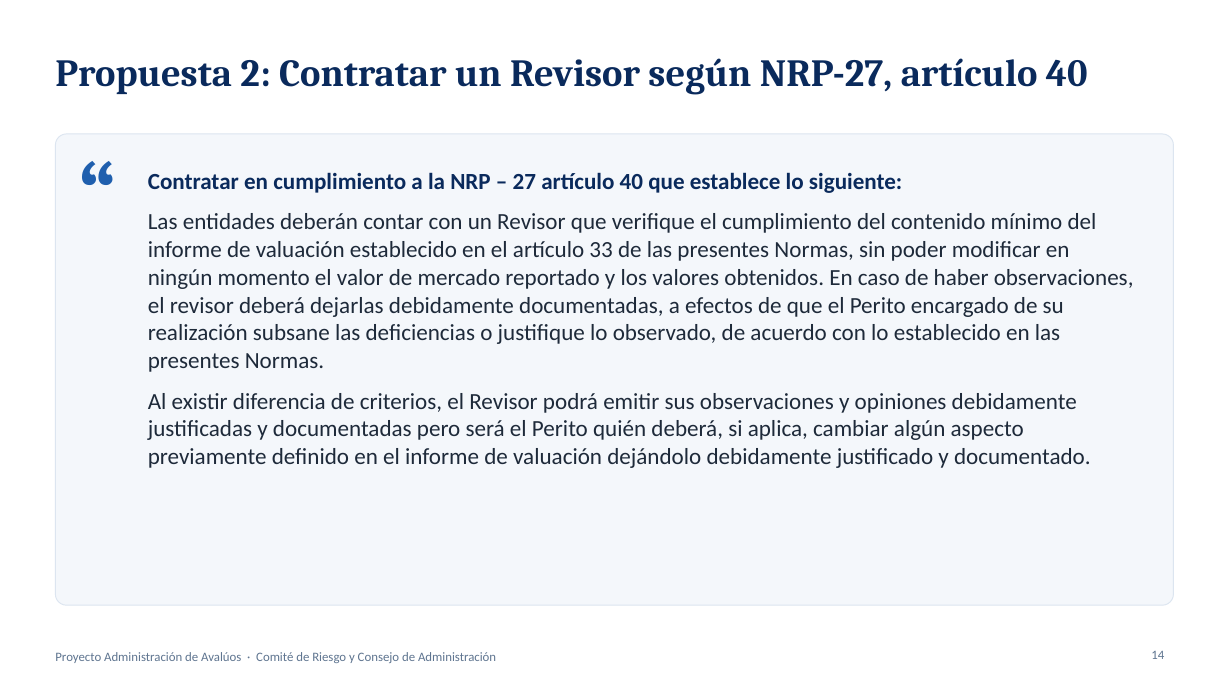
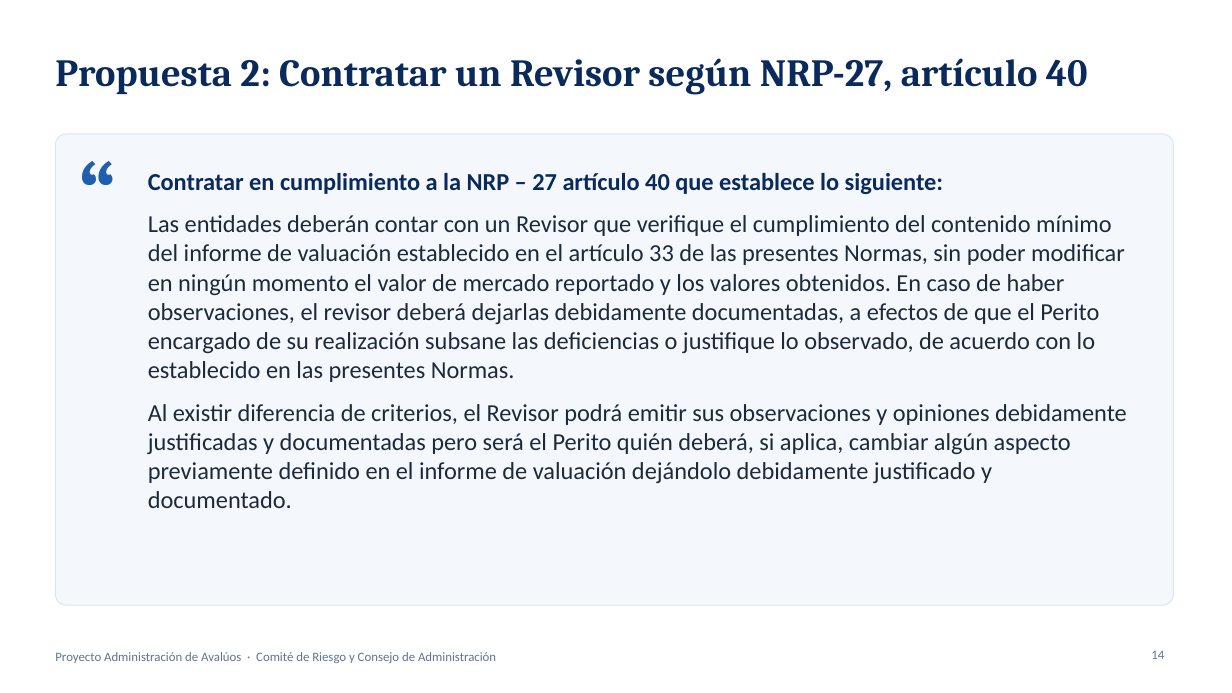
Before and after one commit to menjivar201280/riesgo, a slide deck: slide 14 of administracion-avaluos/Proyecto_Administracion_de_Avaluos.pptx. Drawn at 1232x693 pixels with LibreOffice and Linux fonts; fonts in the diff are those of the drawing. Boxes give left, top, right and bottom in pixels: in the first picture for what was removed or moved away, otherwise in the second. Text is boxed around its words. In the diff, an @@ line names an element or a change of style, - is before the commit and + after.

```diff
--- a/administracion-avaluos/Proyecto_Administracion_de_Avaluos.pptx
+++ b/administracion-avaluos/Proyecto_Administracion_de_Avaluos.pptx
@@ text "Contratar en cumplimiento a la ..." at (148,173,1127,508): size 18 to 19 pt @@
```
Also in this commit, not shown: 6 other slides changed.
